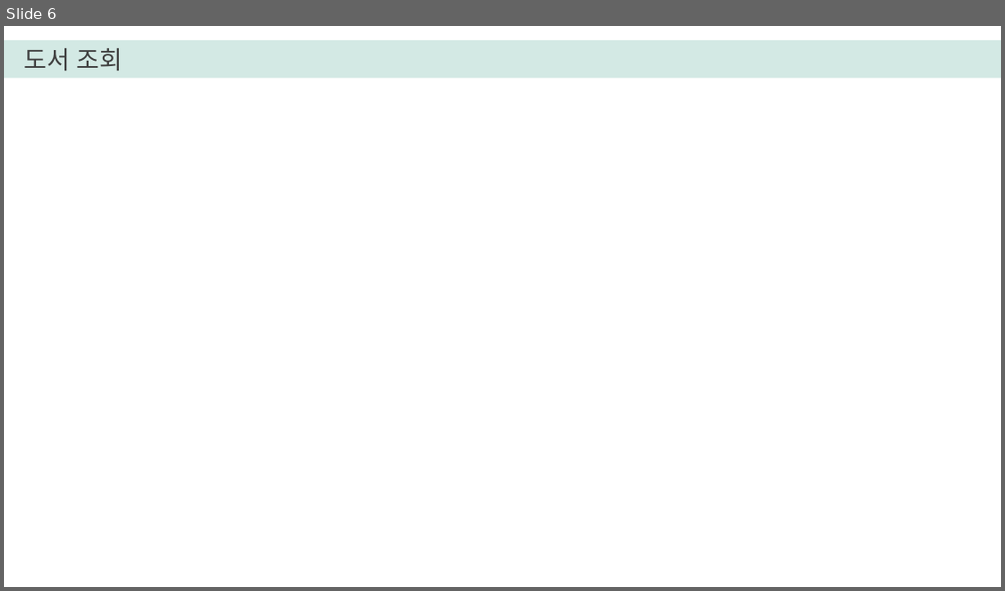
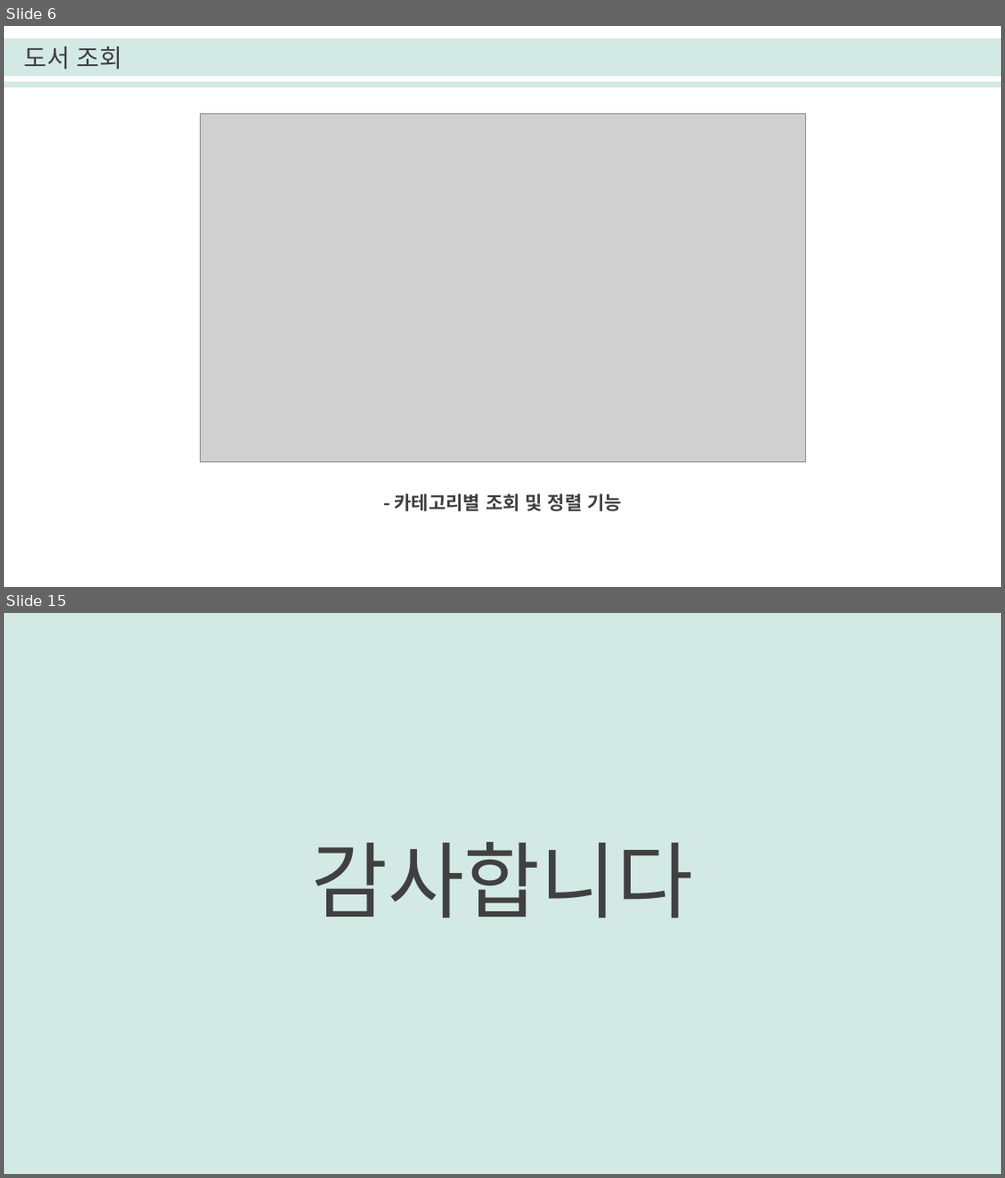
Before and after one commit to seoyounglee0105/Library_Web_Project, a slide deck: 이서영_전자도서관프로젝트.pptx. Shown one above the other, each under a label of ours: slide 6 before the commit, slides 6 and 15 after it; the slides between them are not shown. The pictures are 1005x591 and 1005x1178 pixels, drawn with LibreOffice and Linux fonts; fonts in the diff are those of the drawing; grey boxes stand for pictures. Boxes give left, top, right and bottom in pixels: in the first picture for what was removed or moved away, otherwise in the second. Text is boxed around its words. In the diff, an @@ line names an element or a change of style, - is before the commit and + after.

```diff
--- a/이서영_전자도서관프로젝트.pptx
+++ b/이서영_전자도서관프로젝트.pptx
@@ slide 15 added at (x1=4, y1=613, x2=1001, y2=1174), background #D3E9E4 @@
@@ text added at (x1=311, y1=842, x2=693, y2=918), 80 pt, text #404040 @@
+감사합니다
@@ slide 6 changed as well @@
@@ rectangle resized from (x1=4, y1=40, x2=1001, y2=78) to (x1=4, y1=38, x2=1001, y2=87) @@
@@ rectangle added at (x1=4, y1=76, x2=1001, y2=81), fill #FFFFFF @@
@@ picture added at (x1=200, y1=113, x2=806, y2=462) @@
@@ text added at (x1=395, y1=493, x2=622, y2=511), 18 pt, text #404040, bold @@
+- 카테고리별 조회 및 정렬 기능
```
Also in this commit, not shown: 4 other slides changed, 8 other slides added, 3 slides removed, 10 other files.
